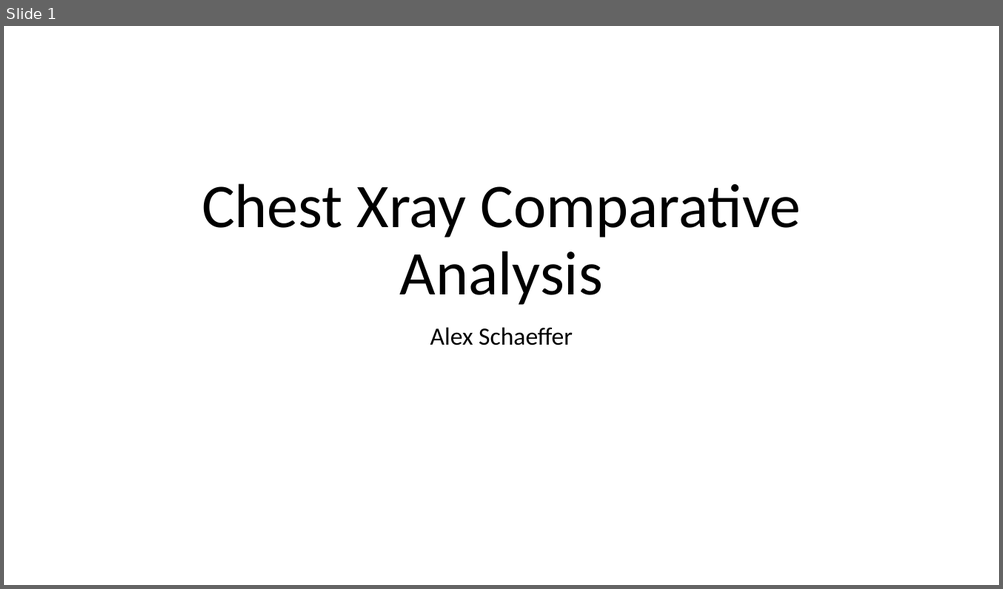
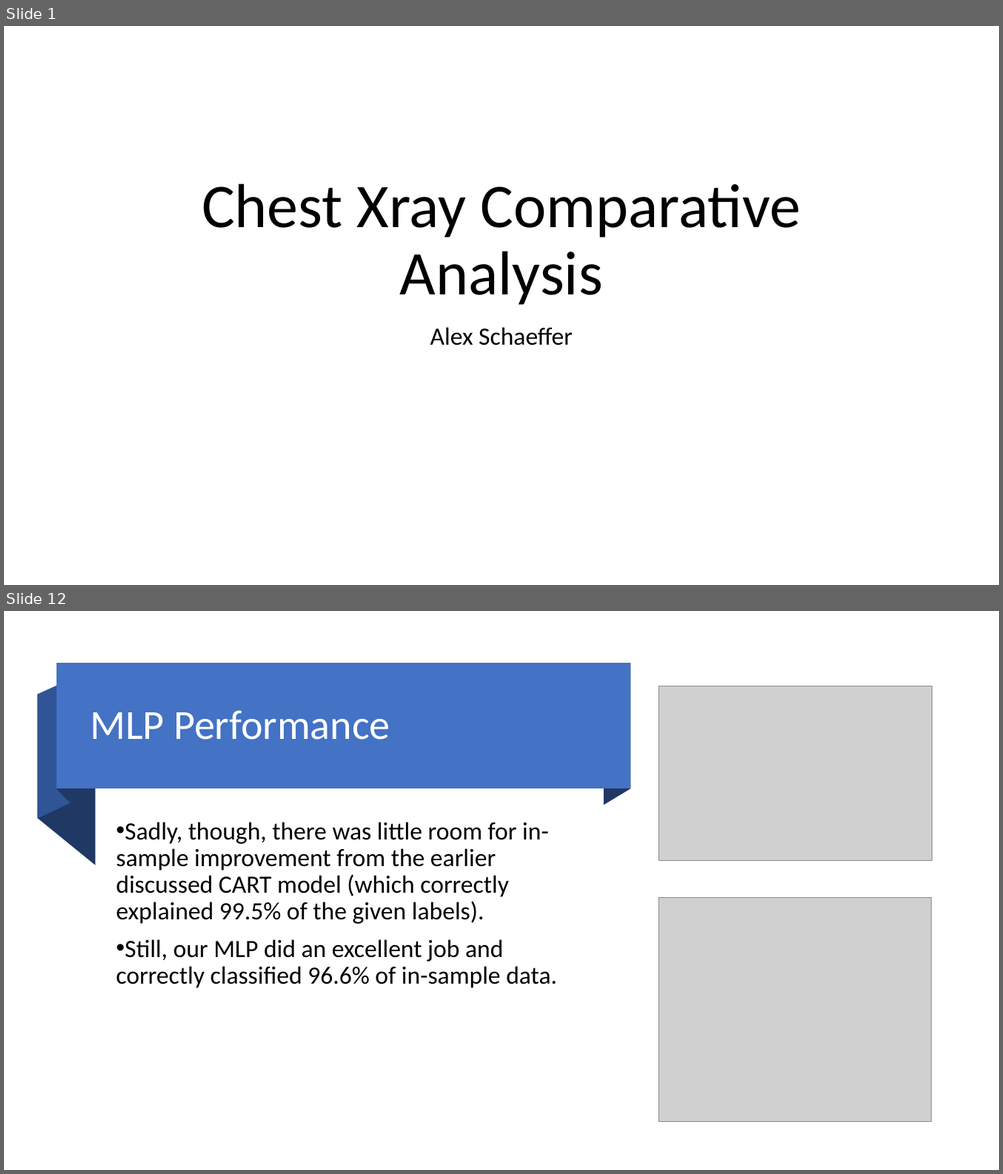
Before and after one commit to AlexSchaefferEdu/GP3, a slide deck: Presentation_Schaeffer.pptx. Shown one above the other, each under a label of ours: slide 1 before the commit, slides 1 and 12 after it; the slides between them are not shown. The pictures are 1003x589 and 1003x1174 pixels, drawn with LibreOffice and Linux fonts; fonts in the diff are those of the drawing; grey boxes stand for pictures. Boxes give left, top, right and bottom in pixels: in the first picture for what was removed or moved away, otherwise in the second. Text is boxed around its words. In the diff, an @@ line names an element or a change of style, - is before the commit and + after.

```diff
--- a/Presentation_Schaeffer.pptx
+++ b/Presentation_Schaeffer.pptx
@@ slide 12 added at [4, 611, 999, 1170], background #FFFFFF @@
@@ rectangle added at [57, 664, 630, 789], fill #4472C4 @@
@@ freeform shape added at [57, 664, 71, 803], fill #203864 @@
@@ freeform shape added at [604, 664, 631, 806], fill #203864 @@
@@ freeform shape added at [37, 695, 96, 866], fill #203864 @@
@@ freeform shape added at [37, 680, 71, 819], fill #2F5597 @@
@@ picture added at [659, 686, 932, 860] @@
@@ title added at [90, 710, 390, 740], 40 pt, text #FEFFFF @@
+MLP Performance
@@ text added at [116, 822, 557, 988], 24 pt, text #000000 @@
+• Sadly, though, there was little room for in-sample improvement from the earlier discussed CART model (which correctly explained 99.5% of the given labels).
+• Still, our MLP did an excellent job and correctly classified 96.6% of in-sample data.
@@ picture added at [659, 897, 931, 1122] @@
```
Also in this commit, not shown: 10 other slides added, 1 slide removed, 4 other files.
